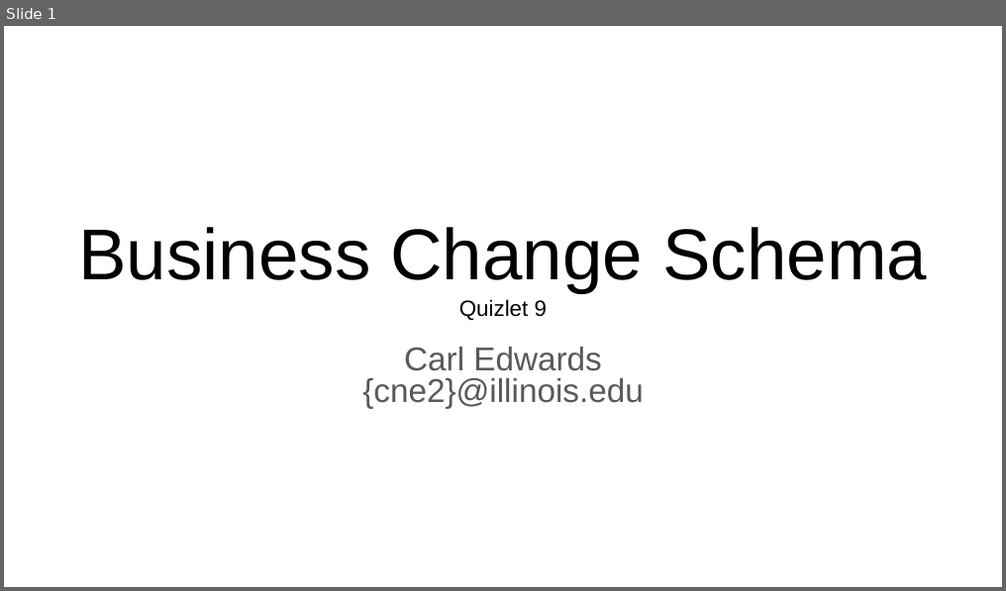
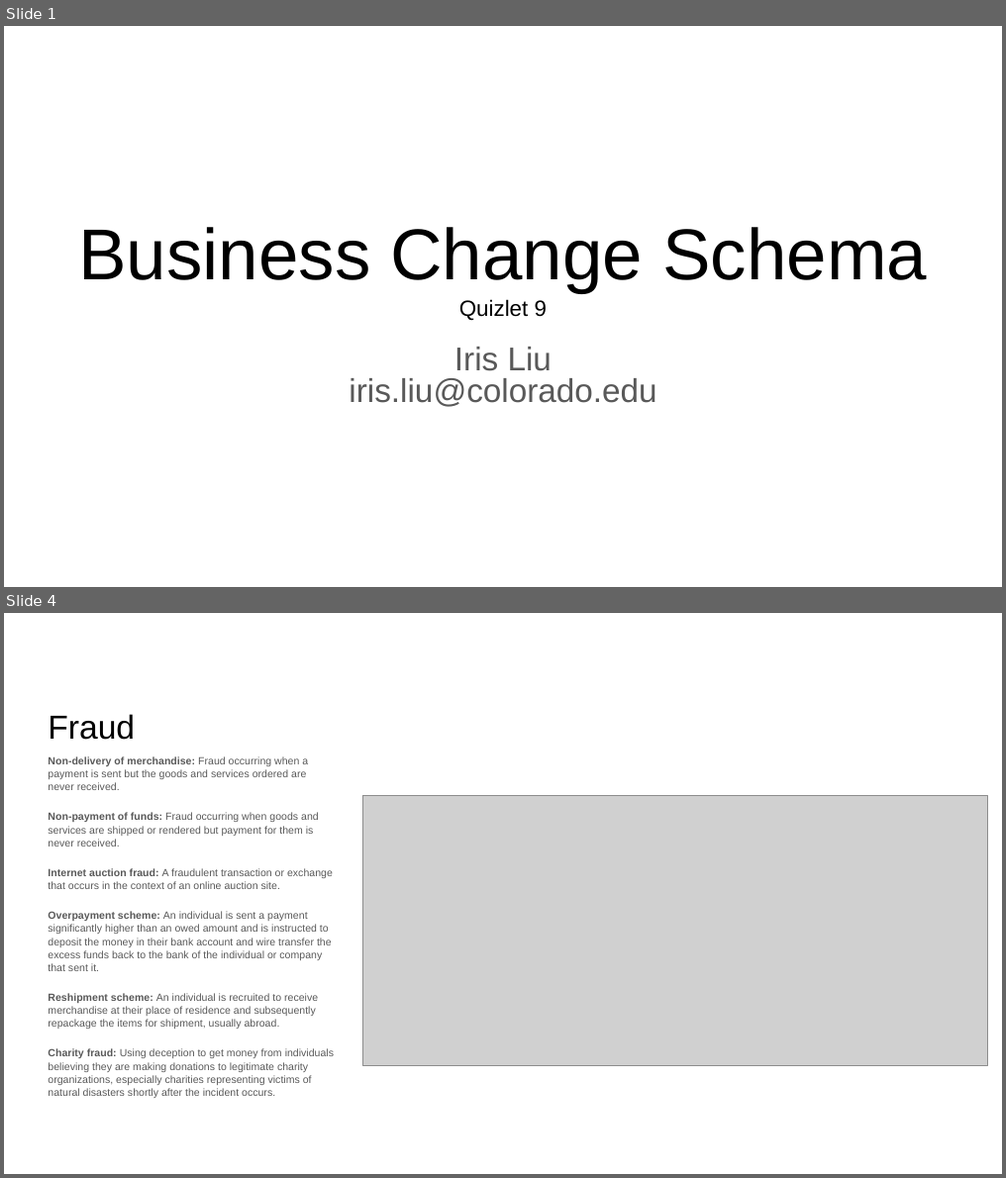
Before and after one commit to RESIN-KAIROS/schemalib, a slide deck: hrf/business_change.pptx. Shown one above the other, each under a label of ours: slide 1 before the commit, slides 1 and 4 after it; the slides between them are not shown. The pictures are 1006x591 and 1006x1178 pixels, drawn with LibreOffice and Linux fonts; fonts in the diff are those of the drawing; grey boxes stand for pictures. Boxes give left, top, right and bottom in pixels: in the first picture for what was removed or moved away, otherwise in the second. Text is boxed around its words. In the diff, an @@ line names an element or a change of style, - is before the commit and + after.

```diff
--- a/hrf/business_change.pptx
+++ b/hrf/business_change.pptx
@@ slide 4 added at [4,613,1002,1174], background #FFFFFF @@
@@ title added at [48,714,135,740], 24 pt, text #000000 @@
+Fraud
@@ text added at [48,757,334,1098], 7.5 pt, text #595959 @@
+Non-delivery of merchandise: Fraud occurring when a payment is sent but the goods and services ordered are never received.
+Non-payment of funds: Fraud occurring when goods and services are shipped or rendered but payment for them is never received.
+Internet auction fraud: A fraudulent transaction or exchange that occurs in the context of an online auction site.
+Overpayment scheme: An individual is sent a payment significantly higher than an owed amount and is instructed to deposit the money in their bank account and wire transfer the excess funds back to the bank of the individual or company that sent it.
+Reshipment scheme: An individual is recruited to receive merchandise at their place of residence and subsequently repackage the items for shipment, usually abroad.
+Charity fraud: Using deception to get money from individuals believing they are making donations to legitimate charity organizations, especially charities representing victims of natural disasters shortly after the incident occurs.
@@ picture added at [363,796,987,1066] @@
@@ slide 1 changed as well @@
@@ subtitle at [349,347,656,407]: text changed @@
-Carl Edwards
-{cne2}@illinois.edu
+Iris Liu
+iris.liu@colorado.edu
```
Also in this commit, not shown: 7 other slides added, 11 slides removed, 4 other files.
